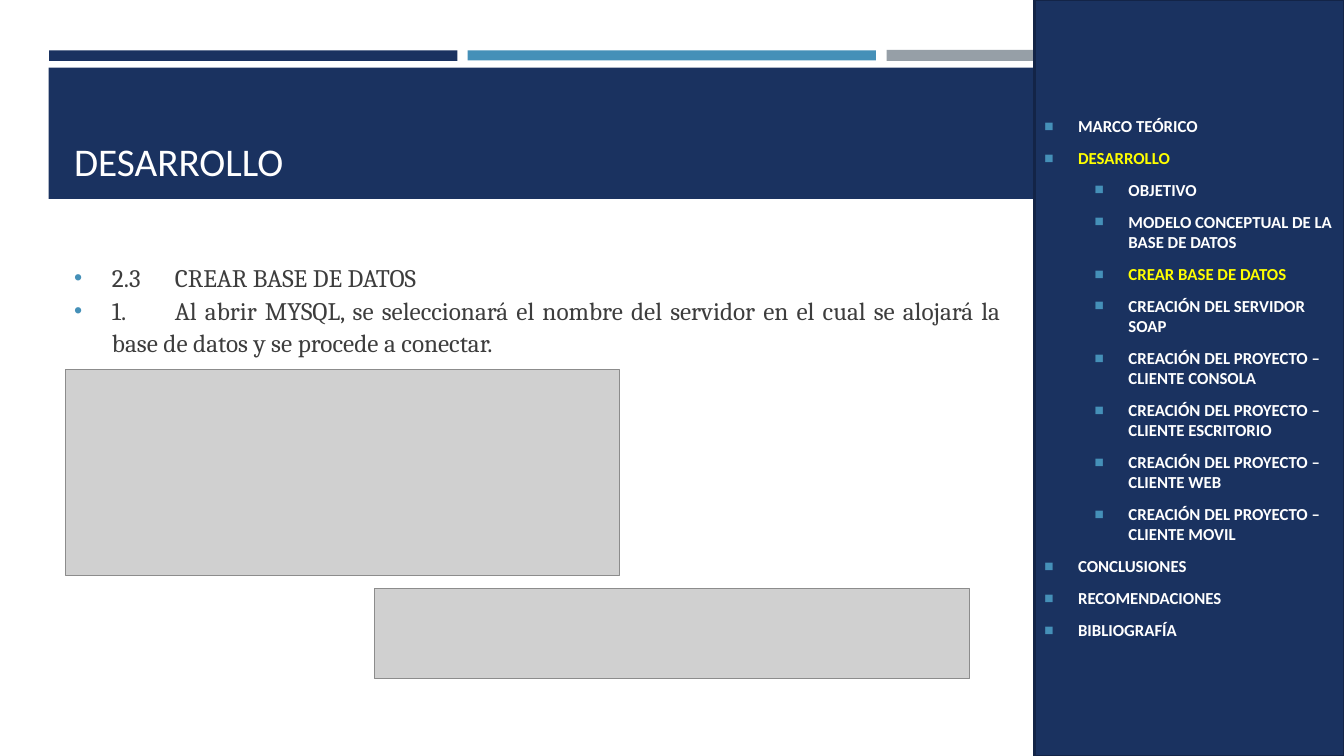
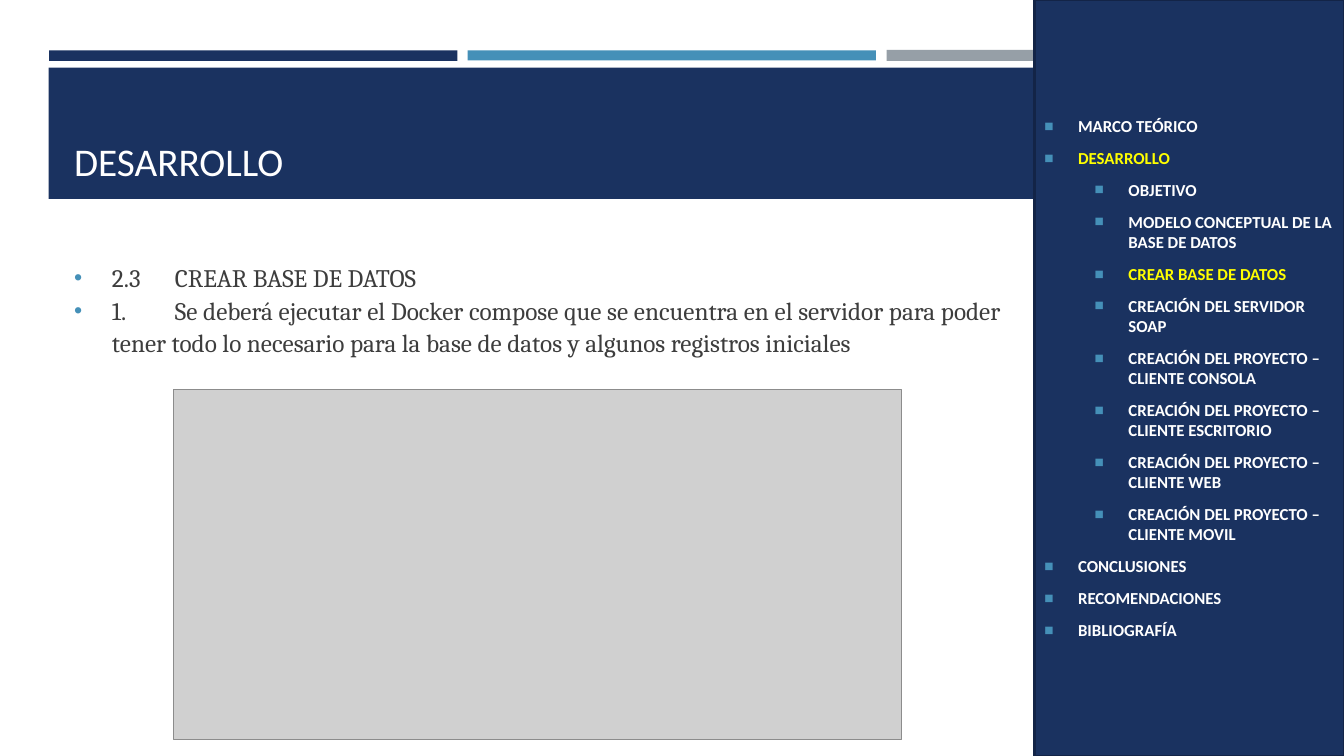
Before and after one commit to MateoMedranda/SoftwareArchitecture_Monster, a slide deck: slide 5 of TG.1.1. PAO202651_EUREKABANK_SOAP_JAVA_NRC36884_GR07/05. DOCUMENTACION/SOAP_EUREKABANK_JAVA_SOAP_GR07.pptx. Drawn at 1344x756 pixels with LibreOffice and Linux fonts; fonts in the diff are those of the drawing; grey boxes stand for pictures. Boxes give left, top, right and bottom in pixels: in the first picture for what was removed or moved away, otherwise in the second. Text is boxed around its words. In the diff, an @@ line names an element or a change of style, - is before the commit and + after.

Commit message:
doc: presentación completa para soap java bdd

```diff
--- a/TG.1.1. PAO202651_EUREKABANK_SOAP_JAVA_NRC36884_GR07/05. DOCUMENTACION/SOAP_EUREKABANK_JAVA_SOAP_GR07.pptx
+++ b/TG.1.1. PAO202651_EUREKABANK_SOAP_JAVA_NRC36884_GR07/05. DOCUMENTACION/SOAP_EUREKABANK_JAVA_SOAP_GR07.pptx
@@ text at box(112, 302, 1000, 358): text changed @@
-• 1. Al abrir MYSQL, se seleccionará el nombre del servidor en el cual se alojará la base de datos y se procede a conectar.
+• 1. Se deberá ejecutar el Docker compose que se encuentra en el servidor para poder tener todo lo necesario para la base de datos y algunos registros iniciales
@@ picture removed at box(66, 370, 620, 576) @@
@@ picture added at box(173, 390, 902, 740) @@
@@ picture removed at box(374, 589, 970, 679) @@
```
Also in this commit, not shown: 27 other slides changed, 2 slides removed, 2 other files.
